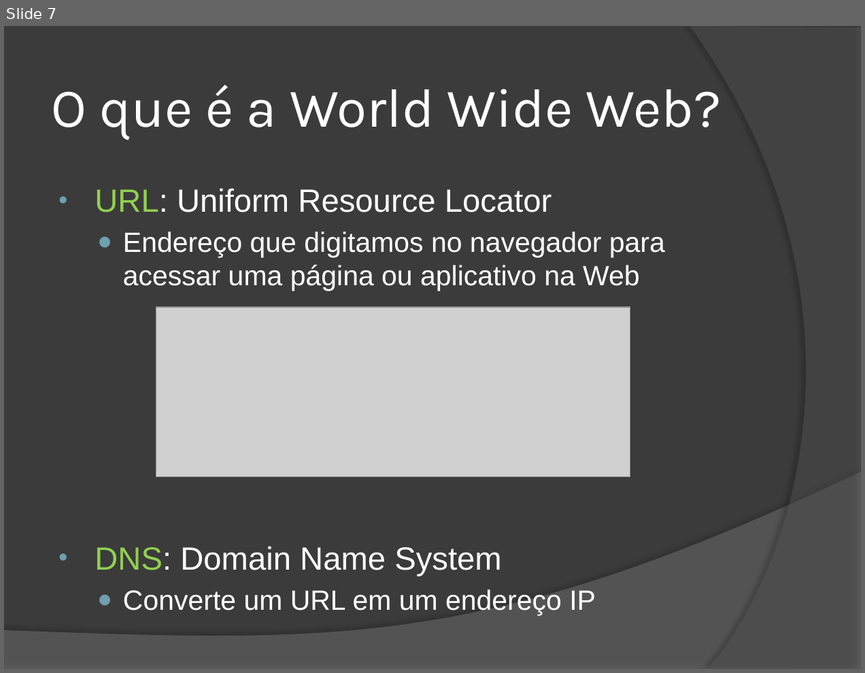
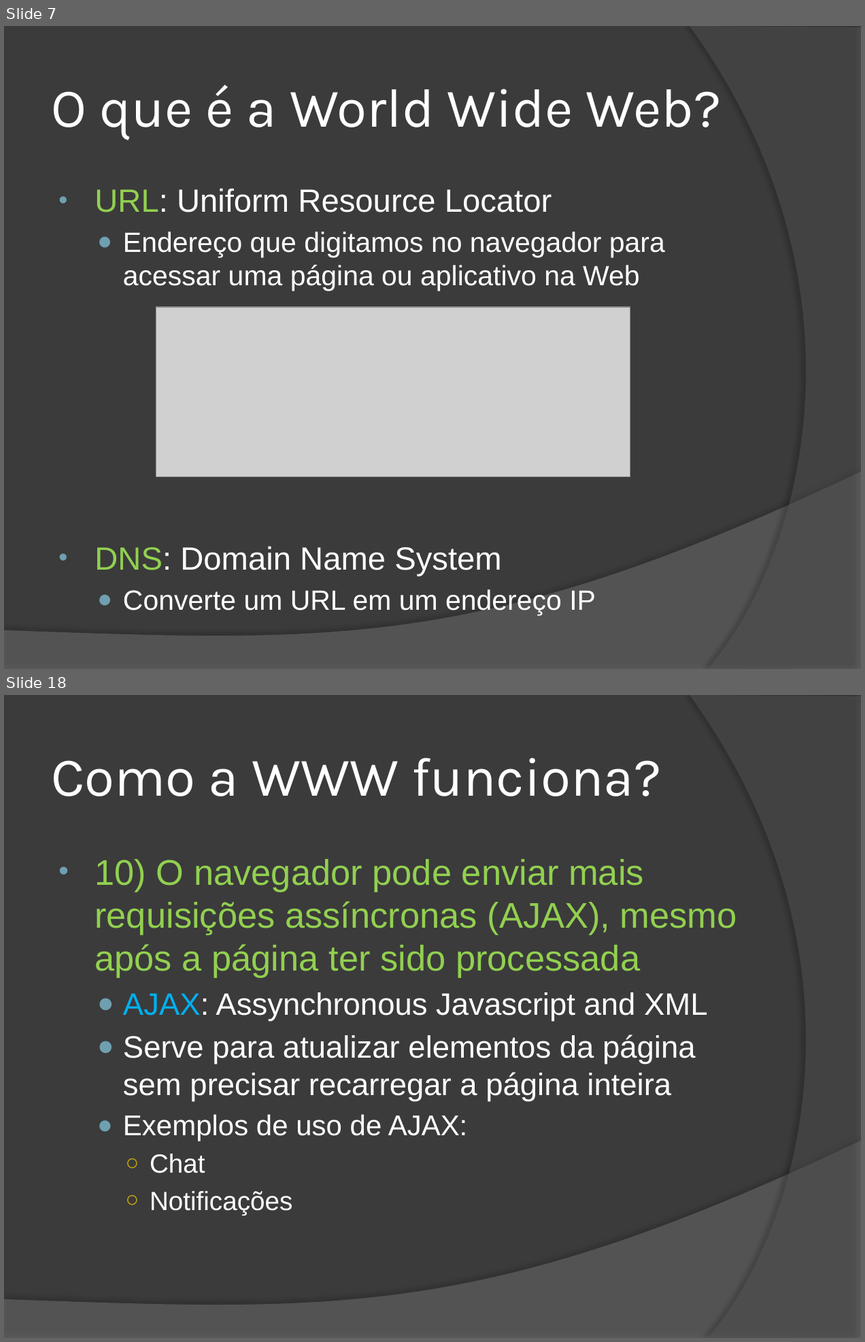
Before and after one commit to wind39/wind39.github.io, a slide deck: curso/modulo4capitulo1.pptx. Shown one above the other, each under a label of ours: slide 7 before the commit, slides 7 and 18 after it; the slides between them are not shown. The pictures are 865x673 and 865x1342 pixels, drawn with LibreOffice and Linux fonts; fonts in the diff are those of the drawing; grey boxes stand for pictures. Boxes give left, top, right and bottom in pixels: in the first picture for what was removed or moved away, otherwise in the second. Text is boxed around its words. In the diff, an @@ line names an element or a change of style, - is before the commit and + after.

Commit message:
Alteracoes para proxima aula

```diff
--- a/curso/modulo4capitulo1.pptx
+++ b/curso/modulo4capitulo1.pptx
@@ slide 18 added at (x1=4, y1=695, x2=861, y2=1338), background #3B3B3B; not listed: 2 template elements that a slide beside it also shows @@
@@ title added at (x1=51, y1=758, x2=661, y2=796), 46 pt, text #FFFFFF @@
+Como a WWW funciona?
@@ text added at (x1=94, y1=859, x2=737, y2=1215), 26 pt, text #FFFFFF @@
+• 10) O navegador pode enviar mais requisições assíncronas (AJAX), mesmo após a página ter sido processada
+  ● AJAX: Assynchronous Javascript and XML
+  ● Serve para atualizar elementos da página sem precisar recarregar a página inteira
+  ● Exemplos de uso de AJAX:
+    ○ Chat
+    ○ Notificações
```
Also in this commit, not shown: 2 slides changed, 10 other slides added, 19 other files.
